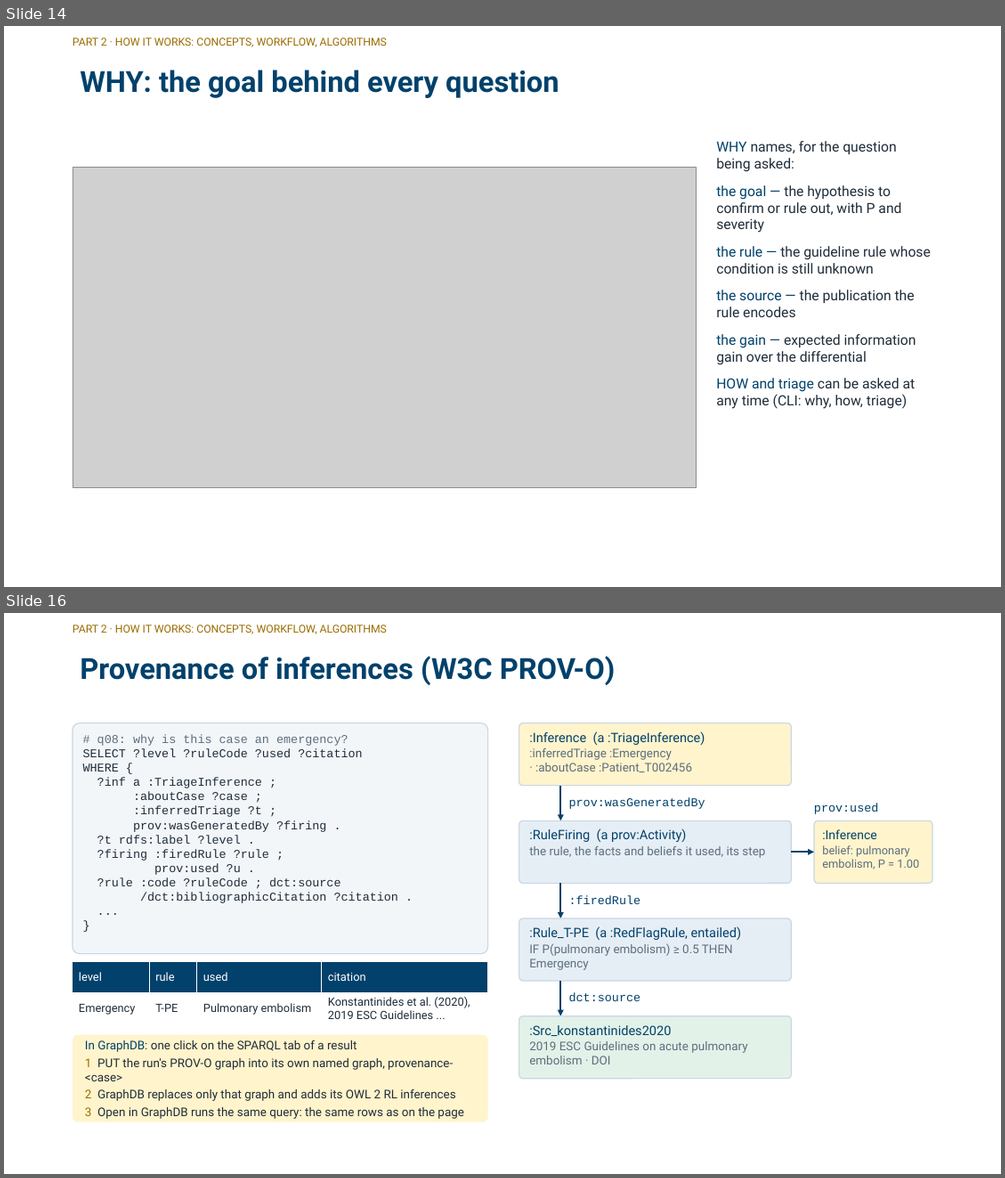
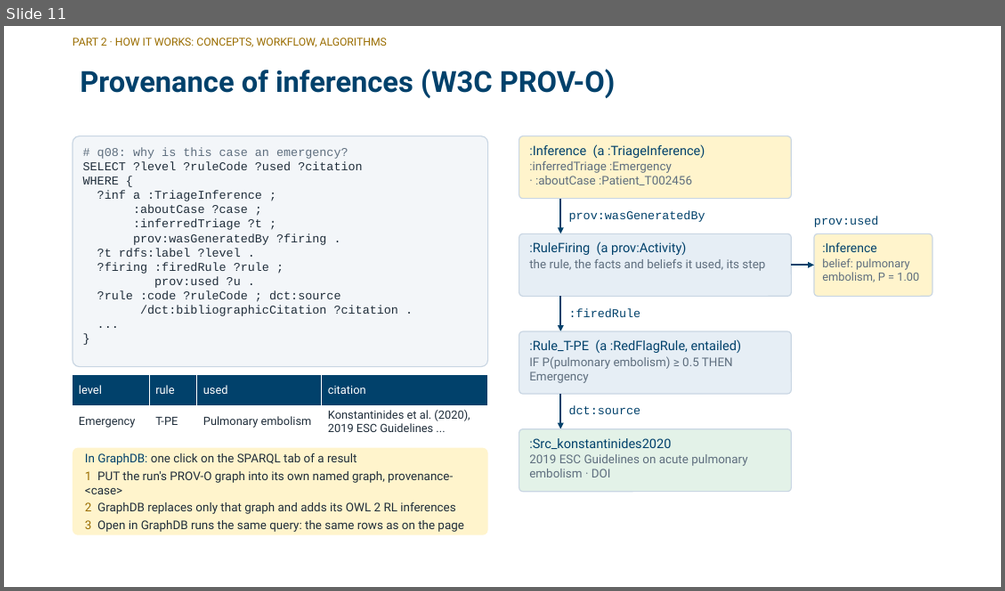
Before and after one commit to zidanarsyad/ddx-expert-system, a slide deck: docs/slides.pptx. Shown one above the other, each under a label of ours: slides 14 and 16 before the commit, slide 11 after it; the slides between them are not shown. The pictures are 1005x1178 and 1005x591 pixels, drawn with LibreOffice and Linux fonts; fonts in the diff are those of the drawing; grey boxes stand for pictures; background and template pictures are left out. Boxes give left, top, right and bottom in pixels: in the first picture for what was removed or moved away, otherwise in the second. Text is boxed around its words. In the diff, an @@ line names an element or a change of style, - is before the commit and + after.

```diff
--- a/docs/slides.pptx
+++ b/docs/slides.pptx
@@ slide 14 removed at box(4, 26, 1001, 587), background picture (left out) @@
@@ text removed at box(73, 38, 387, 47) @@
-PART 2 · HOW IT WORKS: CONCEPTS, WORKFLOW, ALGORITHMS
@@ title removed at box(80, 70, 559, 98) @@
-WHY: the goal behind every question
@@ text removed at box(716, 141, 930, 409) @@
-WHY names, for the question being asked:
-the goal — the hypothesis to confirm or rule out, with P and severity
-the rule — the guideline rule whose condition is still unknown
-the source — the publication the rule encodes
-the gain — expected information gain over the differential
-HOW and triage can be asked at any time (CLI: why, how, triage)
@@ picture removed at box(73, 168, 696, 487) @@
@@ what was slide 16 is now slide 11 @@
```
Also in this commit, not shown: 10 slides changed, 8 other slides removed, 12 other files.
